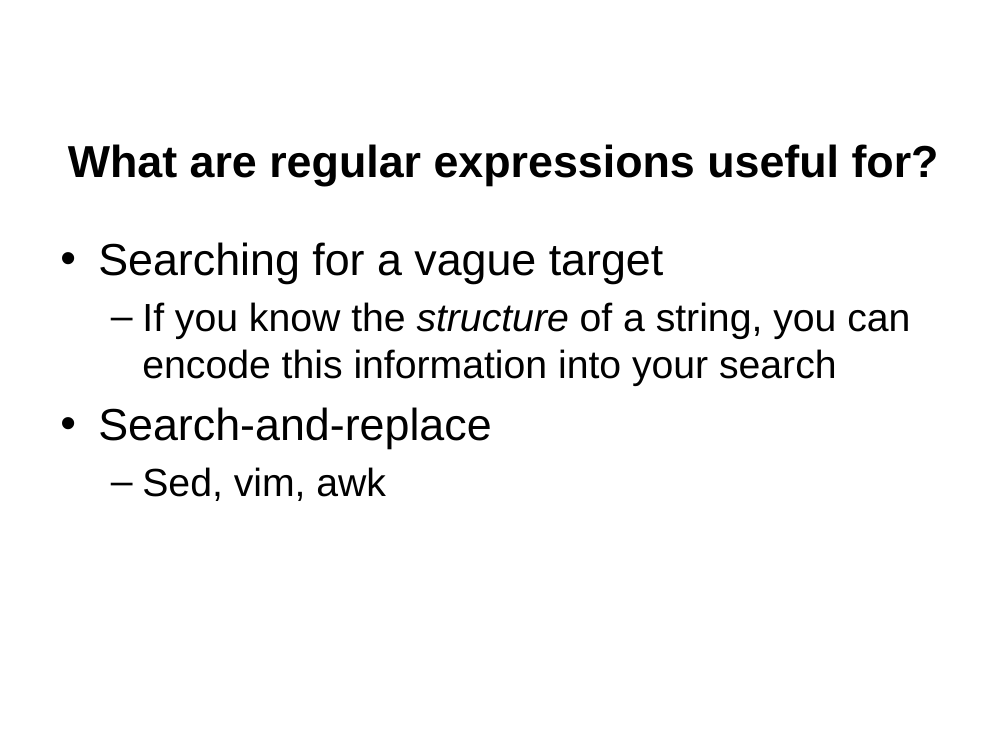
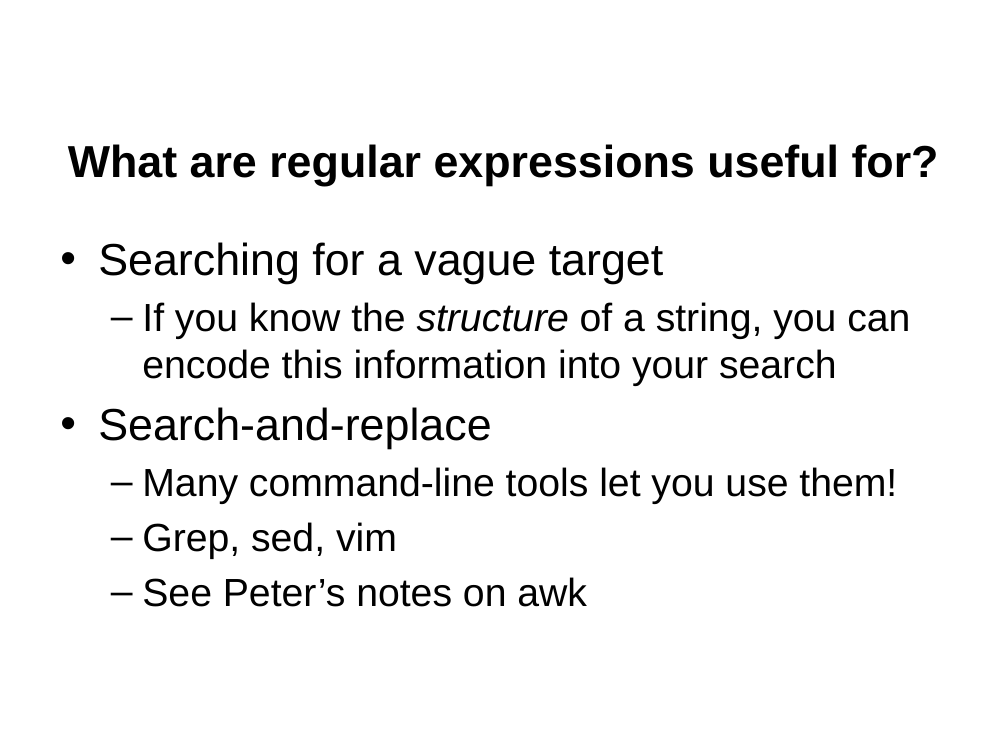
Before and after one commit to jgerity/talks, a slide deck: slide 13 of 2017/computing_workgroup/regex/regular_expressions.pptx. Drawn at 1008x756 pixels with LibreOffice and Linux fonts; fonts in the diff are those of the drawing; background and template pictures are left out. Boxes give left, top, right and bottom in pixels: in the first picture for what was removed or moved away, otherwise in the second. Text is boxed around its words. In the diff, an @@ line names an element or a change of style, - is before the commit and + after.

```diff
--- a/2017/computing_workgroup/regex/regular_expressions.pptx
+++ b/2017/computing_workgroup/regex/regular_expressions.pptx
@@ text at box(142, 467, 897, 607): text changed @@
-  – Sed, vim, awk
+  – Many command-line tools let you use them!
+  – Grep, sed, vim
+  – See Peter’s notes on awk
```
Also in this commit, not shown: 2 other slides changed, 2 other files.
